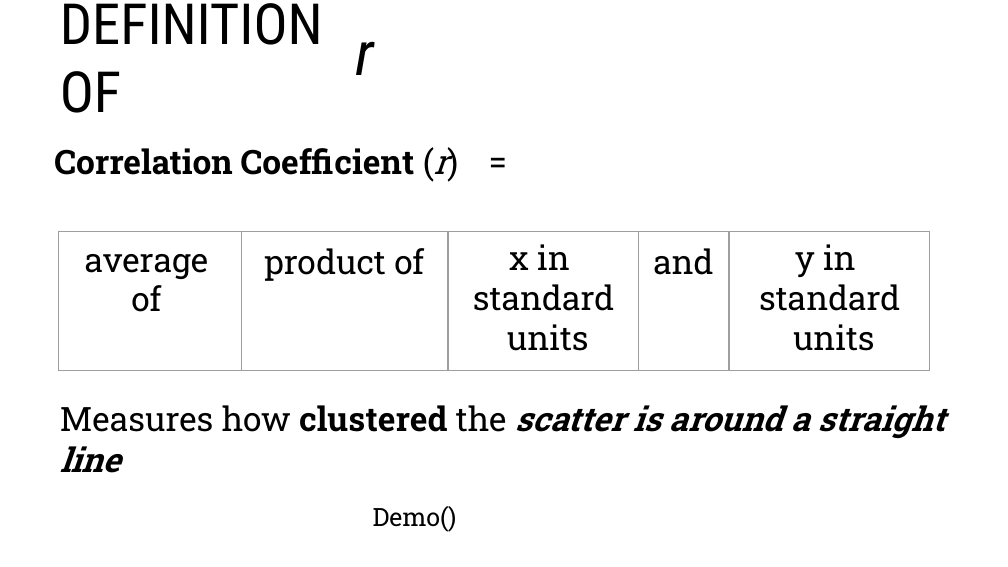
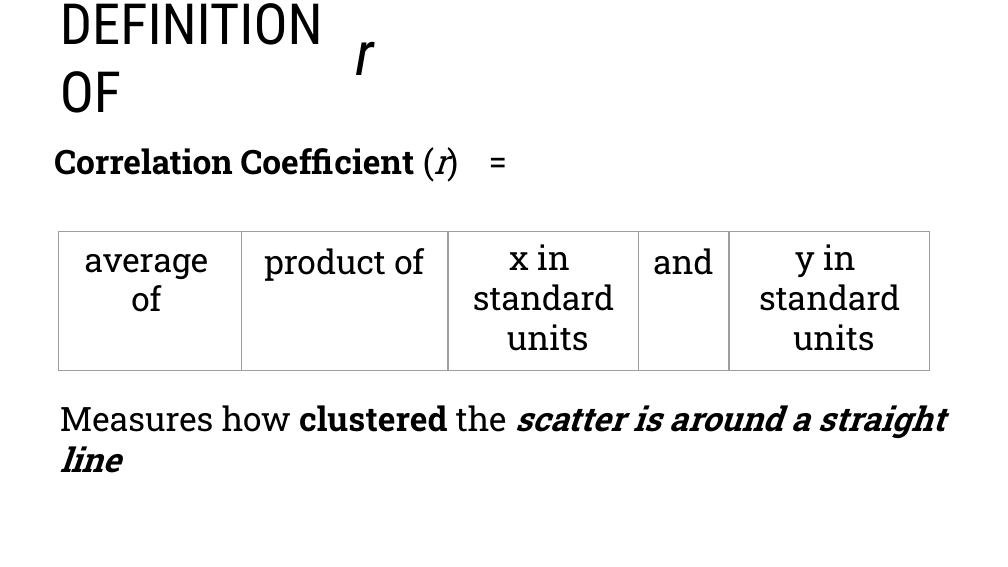
Before and after one commit to blprickett/current-Ling190D, a slide deck: slide 8 of module9/9-slides.pptx. Drawn at 1008x567 pixels with LibreOffice and Linux fonts; fonts in the diff are those of the drawing; background and template pictures are left out. Boxes give left, top, right and bottom in pixels: in the first picture for what was removed or moved away, otherwise in the second. Text is boxed around its words. In the diff, an @@ line names an element or a change of style, - is before the commit and + after.

```diff
--- a/module9/9-slides.pptx
+++ b/module9/9-slides.pptx
@@ text removed at (373,506,457,532) @@
-Demo()
```
Also in this commit, not shown: 3 other slides changed.
